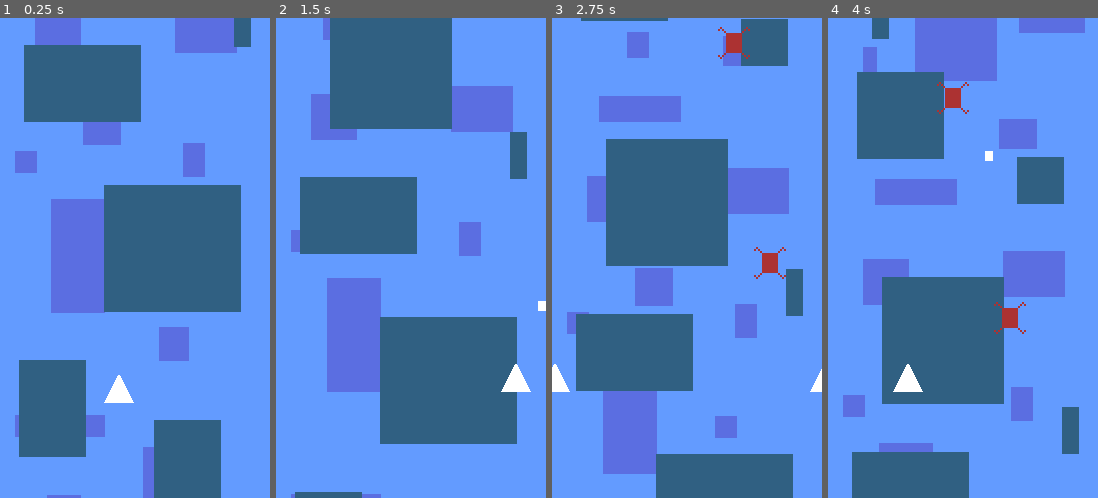
Above: before the commit, frames 1-4 (left to right).
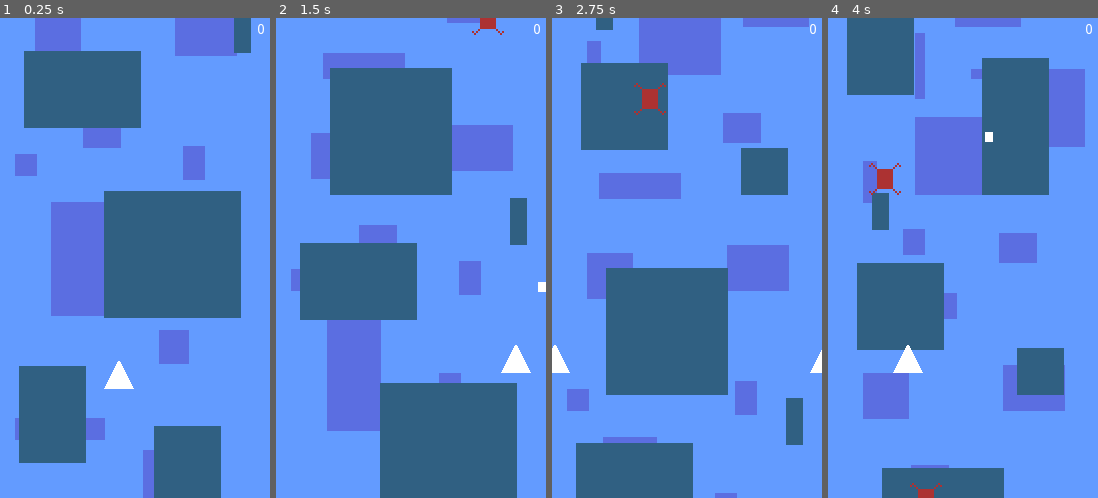
Above: after the commit, the same moments.

Repository: elektito/reverse-streak
Game: Godot game, scene res://Game.tscn
The game is run twice, just before and just after one commit, with the same random seed, the same clock (stepped at 60 frames per second) and the same inputs.
Inputs:
- Up to frame 1 (0.25 s): no input
- Up to frame 2 (1.5 s): hold Right (right) 0.53-1.28 s; tap Space (shoot) at 0.6, 1.35 s; hold Left (left) from 1.28 s (still down)
- Up to frame 3 (2.75 s): release Left (left) at 2.03 s; hold Right (right) from 2.03 s (still down); tap Space (shoot) at 2.1 s
- Up to frame 4 (4 s): tap Space (shoot) at 2.85, 3.6 s; release Right (right) at 3.53 s; hold Left (left) from 3.53 s (still down)

The runs differ from the first frame. In frame 1, 4.9% of the frame differs, in the area x 5-98%, y 1-100%; in frame 2, 43%; in frame 3, 52%, in the area x 0-100%, y 0-100%; in frame 4, 47%.

Commit message:
Add a score label and adjust vertical speed

Diff:
--- a/Bullet.tscn
+++ b/Bullet.tscn
@@ -6,7 +6,7 @@
 [sub_resource type="RectangleShape2D" id=1]
 extents = Vector2( 4, 5 )
 
-[node name="Bullet" type="Area2D"]
+[node name="Bullet" type="Area2D" groups=["bullets"]]
 collision_layer = 4
 collision_mask = 2
 script = ExtResource( 2 )
--- a/Enemy.gd
+++ b/Enemy.gd
@@ -1,6 +1,9 @@
 extends Area2D
 
-
+signal killed(enemy)
 
 func _on_Enemy_area_entered(area):
+	if area.is_in_group("bullets"):
+		emit_signal("killed", self)
+
 	queue_free()
--- a/Game.gd
+++ b/Game.gd
@@ -1,12 +1,14 @@
 extends Control
 
 const HORIZONTAL_SPEED := 220.0
-const VERTICAL_SPEED := 220.0
+const VERTICAL_SPEED := 320.0
 
+var score := 0
 var reversed := false
 
 onready var camera = $camera
 onready var ship = $camera/ship
+onready var score_label = $hud/score_label
 
 func _ready():
 	ship.position.x = rect_size.x / 2 - ship.size.x / 2
@@ -42,8 +44,17 @@
 		$ParallaxBackground/ParallaxLayer/Sprite.modulate = Color.white
 
 
-func _on_Timer2_timeout():
+func _on_enemy_spawn_timer_timeout():
 	var enemy = preload("res://Enemy.tscn").instance()
 	enemy.position.x = rand_range(32, rect_size.x - 32)
 	enemy.position.y = $camera.position.y - 100
+	enemy.connect("killed", self, "_on_enemy_killed")
 	add_child(enemy)
+
+
+func _on_enemy_killed(enemy):
+	score += 1
+
+
+func _process(delta):
+	score_label.text = str(score)
--- a/Game.tscn
+++ b/Game.tscn
@@ -52,8 +52,21 @@
 wait_time = 5.0
 autostart = true
 
-[node name="Timer2" type="Timer" parent="."]
+[node name="enemy_spawn_timer" type="Timer" parent="."]
 autostart = true
 
+[node name="hud" type="CanvasLayer" parent="."]
+
+[node name="score_label" type="Label" parent="hud"]
+margin_left = 191.0
+margin_top = 5.0
+margin_right = 265.0
+margin_bottom = 20.0
+text = "0"
+align = 2
+__meta__ = {
+"_edit_use_anchors_": false
+}
+
 [connection signal="timeout" from="Timer" to="." method="_on_Timer_timeout"]
-[connection signal="timeout" from="Timer2" to="." method="_on_Timer2_timeout"]
+[connection signal="timeout" from="enemy_spawn_timer" to="." method="_on_enemy_spawn_timer_timeout"]
